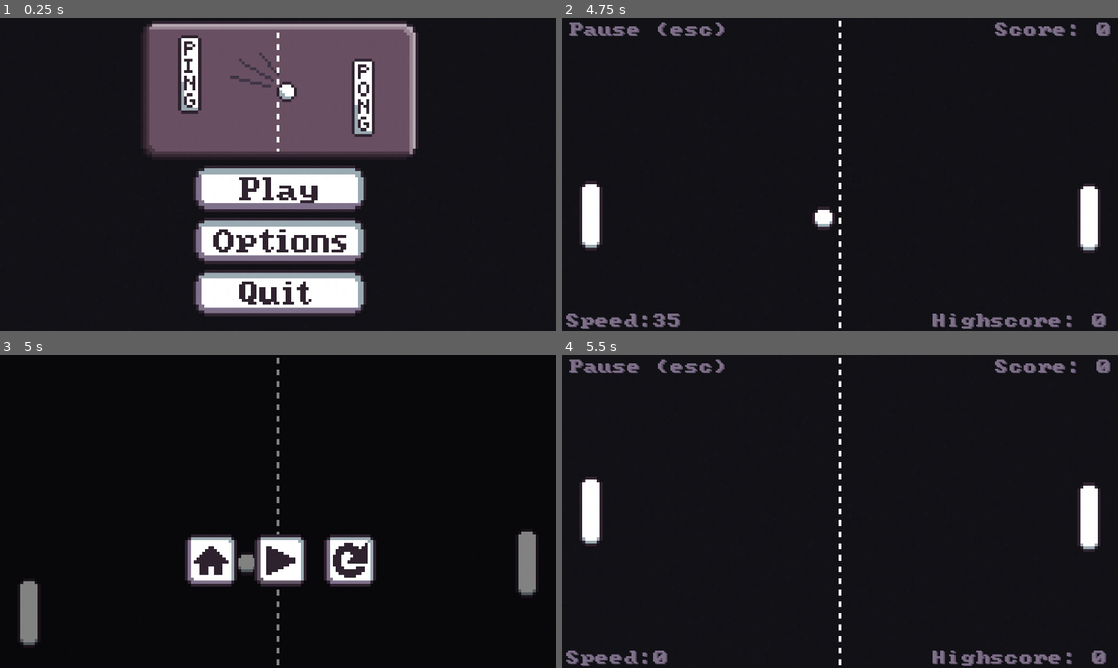
Above: before the commit, frames 1-4 (two rows, left to right).
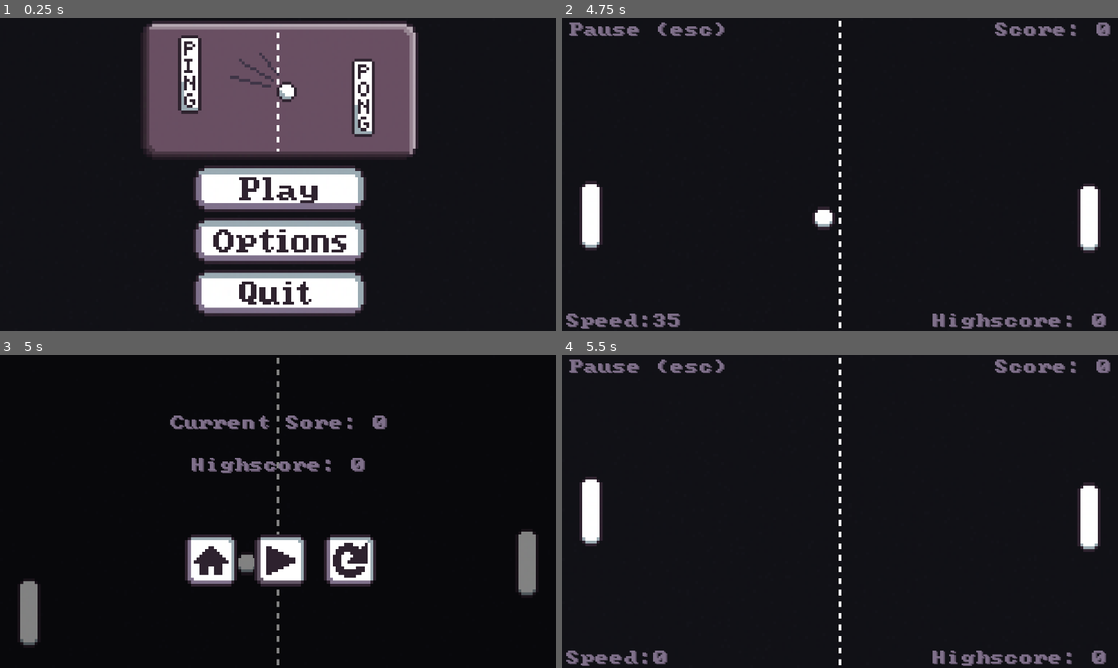
Above: after the commit, the same moments.

Repository: xSilzy/PingPong
Game: Godot game, scene res://Scenes/Main.tscn
Two runs of this game, one before a commit and one after it. Both use one fixed random seed, a clock stepped at 60 frames per second and the inputs below.
Inputs (mouse positions are in pixels of both pictures, inside the frame that each line leads up to):
- Up to frame 1 (0.25 s): no input
- Up to frame 2 (4.75 s): click (840, 190) at 0.5 s; tap Enter at 1.25, 4.25 s; hold Up (ui_up) 1.28-2.03 s; tap Space at 2 s; hold Down (ui_down) 2.03-2.78 s; hold Up (ui_up) 2.78-4.28 s; hold Down (ui_down) from 4.28 s (still down)
- Up to frame 3 (5 s): keep holding Down (ui_down); tap Escape (ui_cancel) at 4.9 s
- Up to frame 4 (5.5 s): release Down (ui_down) at 5 s; click (912, 561) at 5 s

Frames 1-2 are identical in both runs. In frame 3, 1.5% of the frame differs, in the area x 30-70%, y 19-38%; in frame 4, nothing differs.

Commit message:
Finish Pause menu and Fail menu, start Options menu GUI
- Added high score and score labels to the Pause menu
- Added high score and score labels to the Fail menu
- Began work on the Options menu GUI, including initial layout and placeholder elements.

Diff:
--- a/Scenes/UI/Pause_menu.tscn
+++ b/Scenes/UI/Pause_menu.tscn
@@ -1,9 +1,10 @@
-[gd_scene load_steps=5 format=3 uid="uid://dejandhh0jf4a"]
+[gd_scene load_steps=6 format=3 uid="uid://dejandhh0jf4a"]
 
 [ext_resource type="Script" path="res://Scripts/UI/pause_menu.gd" id="1_d0nv3"]
 [ext_resource type="Texture2D" uid="uid://dne2sfo5khndt" path="res://Sprites/main_menu_button.png" id="2_5exnf"]
 [ext_resource type="Texture2D" uid="uid://dsswvwkhqfo7k" path="res://Sprites/resume_button.png" id="3_mp64h"]
 [ext_resource type="Texture2D" uid="uid://ckxhynrtr11un" path="res://Sprites/retry_button.png" id="4_lpt7p"]
+[ext_resource type="FontFile" uid="uid://cjqqgsl2ndjdl" path="res://Fonts/pcsenior.ttf" id="5_w4a1g"]
 
 [node name="Pause_menu" type="Node2D"]
 process_mode = 3
@@ -47,6 +48,62 @@
 texture_normal = ExtResource("4_lpt7p")
 stretch_mode = 3
 
+[node name="currentPlayerScoreBackground" type="Label" parent="."]
+texture_filter = 1
+texture_repeat = 1
+offset_left = 592.0
+offset_top = 211.5
+offset_right = 1342.0
+offset_bottom = 267.5
+pivot_offset = Vector2(68, 0.5)
+theme_override_colors/font_color = Color(0.368627, 0.317647, 0.403922, 1)
+theme_override_fonts/font = ExtResource("5_w4a1g")
+theme_override_font_sizes/font_size = 50
+text = "Current Sore: 0"
+horizontal_alignment = 1
+
+[node name="currentPlayerScore" type="Label" parent="."]
+texture_filter = 1
+texture_repeat = 1
+offset_left = 587.0
+offset_top = 209.0
+offset_right = 1337.0
+offset_bottom = 265.0
+pivot_offset = Vector2(73, 3)
+theme_override_colors/font_color = Color(0.498039, 0.439216, 0.541176, 1)
+theme_override_fonts/font = ExtResource("5_w4a1g")
+theme_override_font_sizes/font_size = 50
+text = "Current Sore: 0"
+horizontal_alignment = 1
+
+[node name="highscoreBackground" type="Label" parent="."]
+texture_filter = 1
+texture_repeat = 1
+offset_left = 592.0
+offset_top = 357.5
+offset_right = 1342.0
+offset_bottom = 413.5
+pivot_offset = Vector2(68, 0.5)
+theme_override_colors/font_color = Color(0.368627, 0.317647, 0.403922, 1)
+theme_override_fonts/font = ExtResource("5_w4a1g")
+theme_override_font_sizes/font_size = 50
+text = "Highscore: 0"
+horizontal_alignment = 1
+
+[node name="highscore" type="Label" parent="."]
+texture_filter = 1
+texture_repeat = 1
+offset_left = 587.0
+offset_top = 355.0
+offset_right = 1337.0
+offset_bottom = 411.0
+pivot_offset = Vector2(73, 3)
+theme_override_colors/font_color = Color(0.498039, 0.439216, 0.541176, 1)
+theme_override_fonts/font = ExtResource("5_w4a1g")
+theme_override_font_sizes/font_size = 50
+text = "Highscore: 0"
+horizontal_alignment = 1
+
 [connection signal="pressed" from="homeButton" to="." method="_on_home_button_pressed"]
 [connection signal="pressed" from="resumeButton" to="." method="_on_resume_button_pressed"]
 [connection signal="pressed" from="retryButton" to="." method="_on_retry_button_pressed"]
